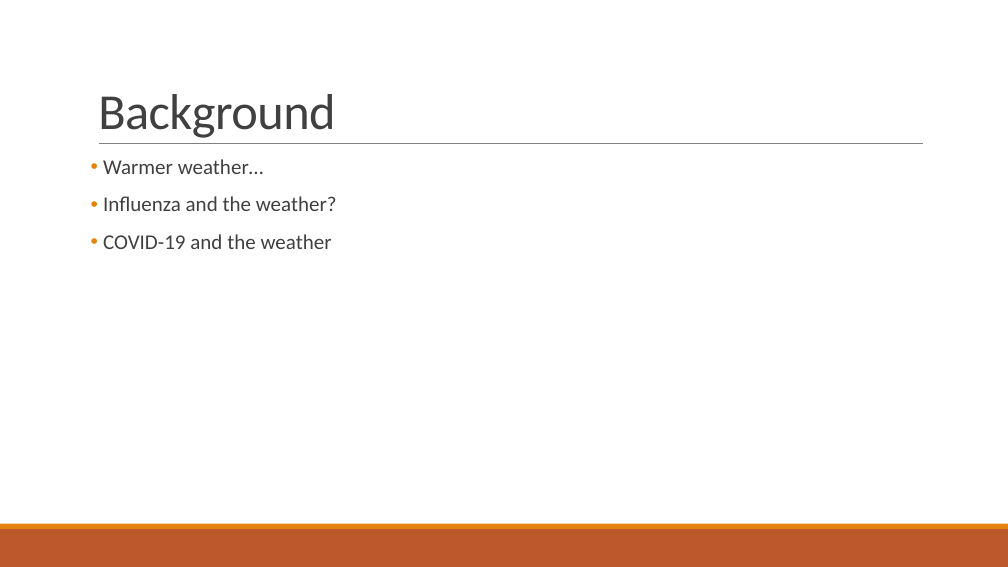
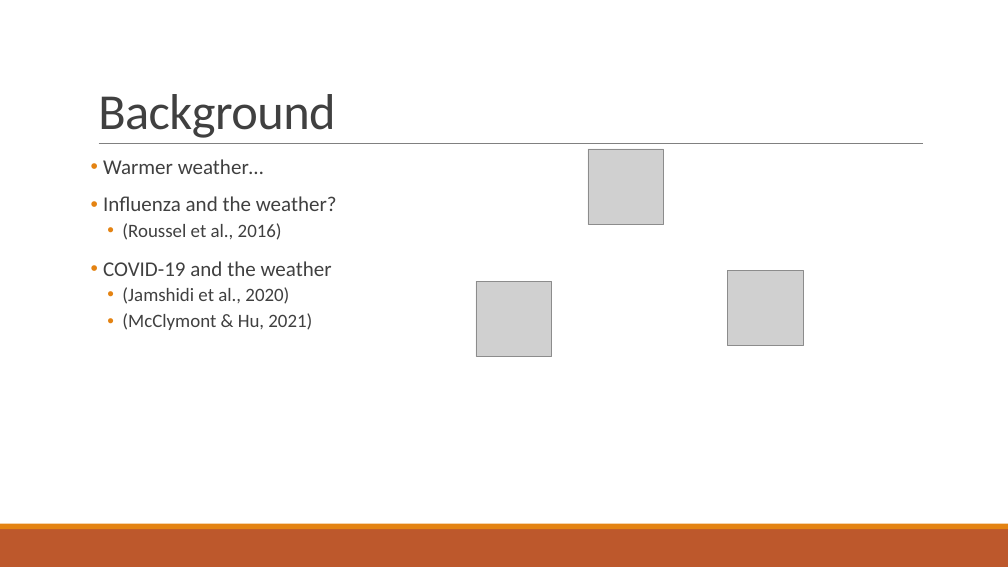
Before and after one commit to npalacio/School, a slide deck: slide 2 of Capstone/Presentation/CapstoneProposal.pptx. Drawn at 1008x567 pixels with LibreOffice and Linux fonts; fonts in the diff are those of the drawing; grey boxes stand for pictures. Boxes give left, top, right and bottom in pixels: in the first picture for what was removed or moved away, otherwise in the second. Text is boxed around its words. In the diff, an @@ line names an element or a change of style, - is before the commit and + after.

Commit message:
done

```diff
--- a/Capstone/Presentation/CapstoneProposal.pptx
+++ b/Capstone/Presentation/CapstoneProposal.pptx
@@ picture added at (x1=588, y1=149, x2=664, y2=225) @@
@@ text at (x1=122, y1=223, x2=282, y2=240): paragraph added @@
+  • (Roussel et al., 2016)
@@ text at (x1=122, y1=287, x2=312, y2=330): paragraphs added @@
+  • (Jamshidi et al., 2020)
+  • (McClymont & Hu, 2021)
@@ picture added at (x1=476, y1=281, x2=552, y2=357) @@
@@ picture added at (x1=728, y1=270, x2=804, y2=346) @@
```
Also in this commit, not shown: 1 other slide changed, 13 slides added.
